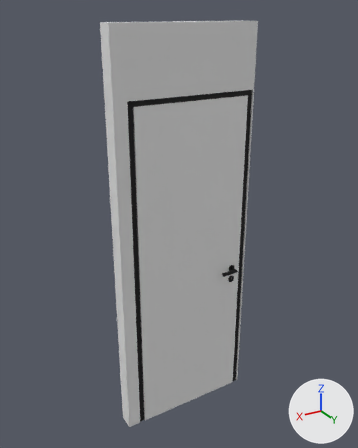
A saved change to the glTF model assets/Exportordner/EG_Kellereingang.gltf.
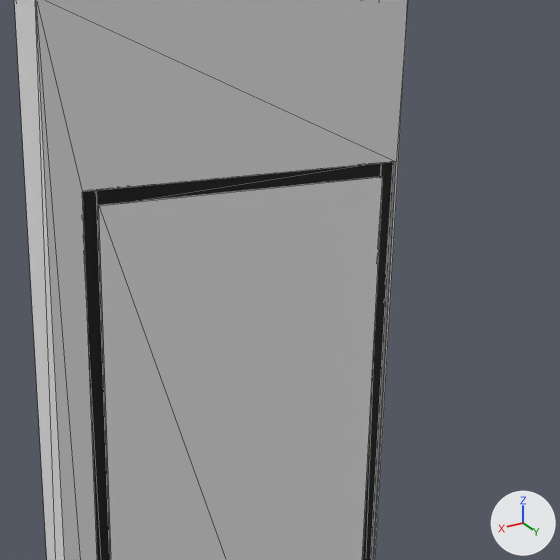
Each version is shown whole from a 50 mm camera at (25.7, 14.84, 2.86) aimed at (24.09, 12.15, 1.51), then close up on the part from 26% to 89% of the width and 5% to 56% of the height. The lights are fixed; the arrows at lower right show +X, +Y and +Z. The last two pictures show the newer version. The close-ups show mesh edges as thin lines. Where no turn or scale is listed for an object, it has been applied to the vertices. Vertices at exactly the same position are counted once.

Before the edit, the objects in view are built like this:
```python
me_cube_372 = bpy.data.meshes.new('Cube.372')
me_cube_372.from_pydata(...)  # a box spanning x 0.0..0.04, y -0.02..0.02, z 0.0..2.38
me_cube_372.materials.append(mat_black_matt_002)  # black #1b1b1b
me_cube_374 = bpy.data.meshes.new('Cube.374')
me_cube_374.from_pydata(...)  # a box spanning x -0.824..0.0, y -0.02..0.02, z -0.04..0.0
me_cube_374.materials.append(mat_black_matt_002)  # black #1b1b1b
me_cube_375 = bpy.data.meshes.new('Cube.375')
me_cube_375.from_pydata(...)  # a box spanning x -0.82..0.0, y -0.03..0.03, z 0.0..2.35
me_curve_212 = bpy.data.meshes.new('Curve.212')
me_curve_212.from_pydata(...)  # 16 vertices, 28 faces; spans x 0.0..1.0, y 0.0..0.11, z -2.8..0.0
me_curve_212.materials.append(mat_aussenputz_032)  # light grey #e4e4e4
# before: 9 (0.01, 0.11, -0.41) at pixel (396, 161), 11 (0.91, 0.11, -0.41) at pixel (82, 191), 14 (0.91, 0.0, -0.41), 15 (0.01, 0.0, -0.41)
ob_blockzarge_048 = bpy.data.objects.new('Blockzarge.048', me_cube_372)
ob_blockzarge_048.location = (24.442, 12.209, 0.0)
ob_blockzarge_050 = bpy.data.objects.new('Blockzarge.050', me_cube_374)
ob_blockzarge_050.location = (24.442, 12.209, 2.385)
ob_curve_050 = bpy.data.objects.new('Curve.050', me_curve_212)
ob_curve_050.location = (23.569, 12.124, 2.8)
ob_türblatt_016 = bpy.data.objects.new('Türblatt.016', me_cube_375)
ob_türblatt_016.location = (24.442, 12.209, 0.0)
# also in view: 'Blockzarge.049' at (23.6, 12.21, 1.19)
```
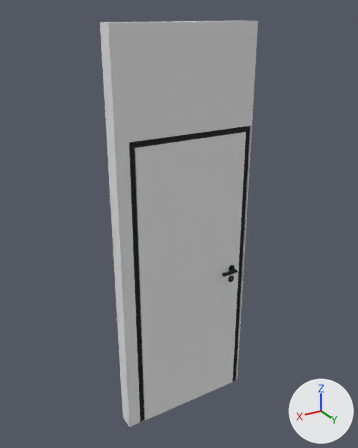
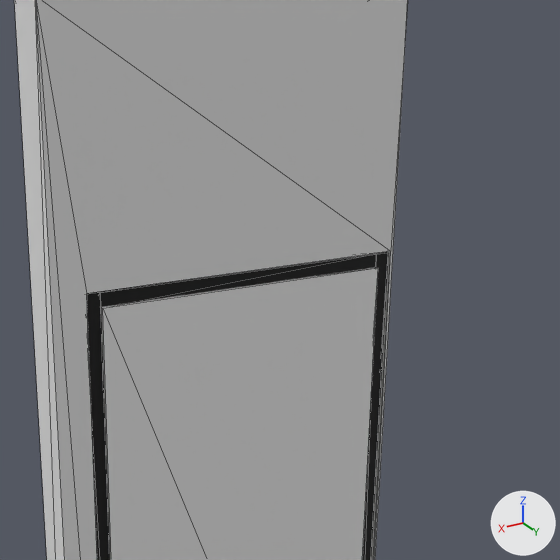
What changed in the scene script:
```text
Change me_curve_212:
    where me_curve_212.from_pydata(...)  # 16 vertices, 28 faces; spans x 0.0..1.0, y 0.0..0.11, z -2.8..0.0
    used by ob_curve_050; location = (23.569, 12.124, 2.8)
    me_curve_212 part 1
    add for i in [9, 11, 14, 15]: me_curve_212.vertices[i].co += Vector((0.0, 0.0, -0.23))
Change me_cube_375:
    used by ob_türblatt_016; location = (24.442, 12.209, 0.0)
    remove me_cube_375.from_pydata(...)  # 8 vertices, 12 faces; spans x -0.82..0.0, y -0.03..0.03, z 0.0..2.35
    add me_cube_375.from_pydata(...)  # 8 vertices, 12 faces; spans x -0.82..0.0, y -0.03..0.03, z 0.0..2.11
    me_cube_375 part 2: the whole mesh is scaled about the mesh origin by (1, 1, 0.898)
Add me_cube_864:
    me_cube_864.from_pydata(...)  # a box spanning x -0.824..0.0, y -0.02..0.02, z -0.28..-0.24
    me_cube_864.materials.append(mat_black_matt_002)  # black #1b1b1b
Remove ob_blockzarge_050:
    ob_blockzarge_050 = bpy.data.objects.new('Blockzarge.050', me_cube_374)
    ob_blockzarge_050.location = (24.442, 12.209, 2.385)
Add ob_blockzarge_014:
    ob_blockzarge_014 = bpy.data.objects.new('Blockzarge.014', me_cube_864)
    ob_blockzarge_014.location = (24.442, 12.209, 2.385)
```

Pixel boxes (x1, y1, x2, y2) of what changed, in the close-ups (560 x 560 px; the box of a moved part takes in the faces that stretch with it):
'Türblatt.016', rescaled
    before: (97, 176, 383, 560)
    after: (101, 267, 378, 560)
'Blockzarge.014', added (black)
    after: (100, 254, 376, 307)
'Blockzarge.050', deleted (black)
    before: (96, 163, 381, 205)
part 1 of me_curve_212, moved or reshaped
    both: (36, 0, 405, 560)
